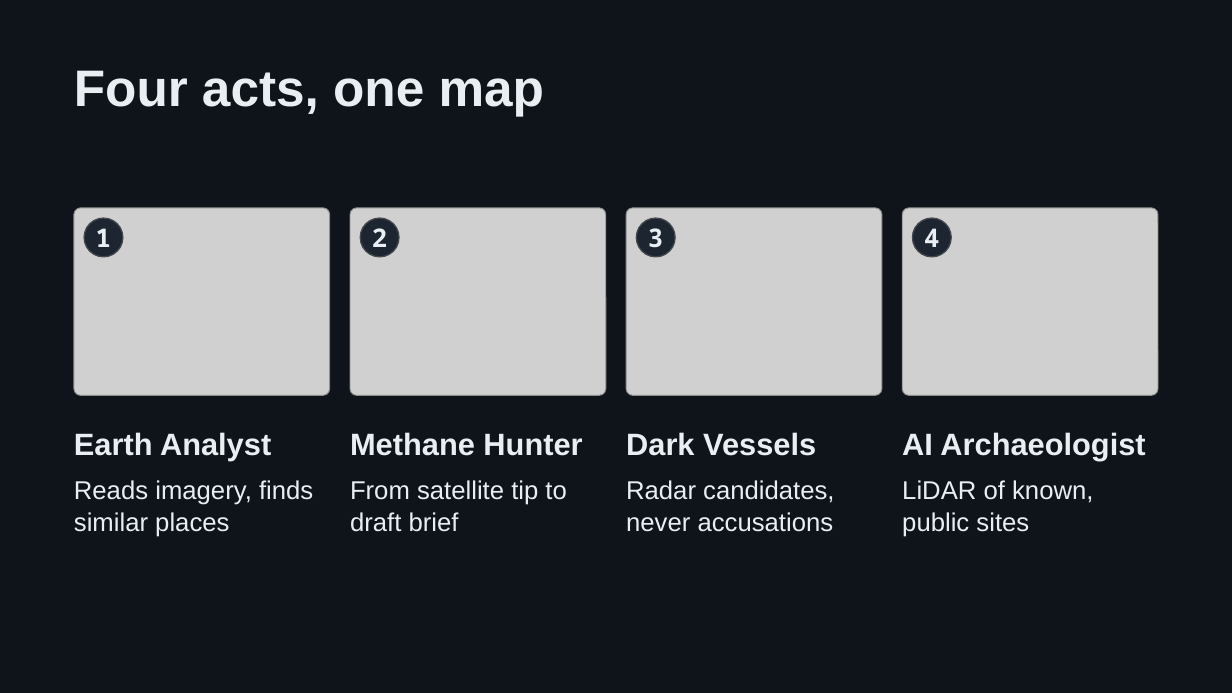
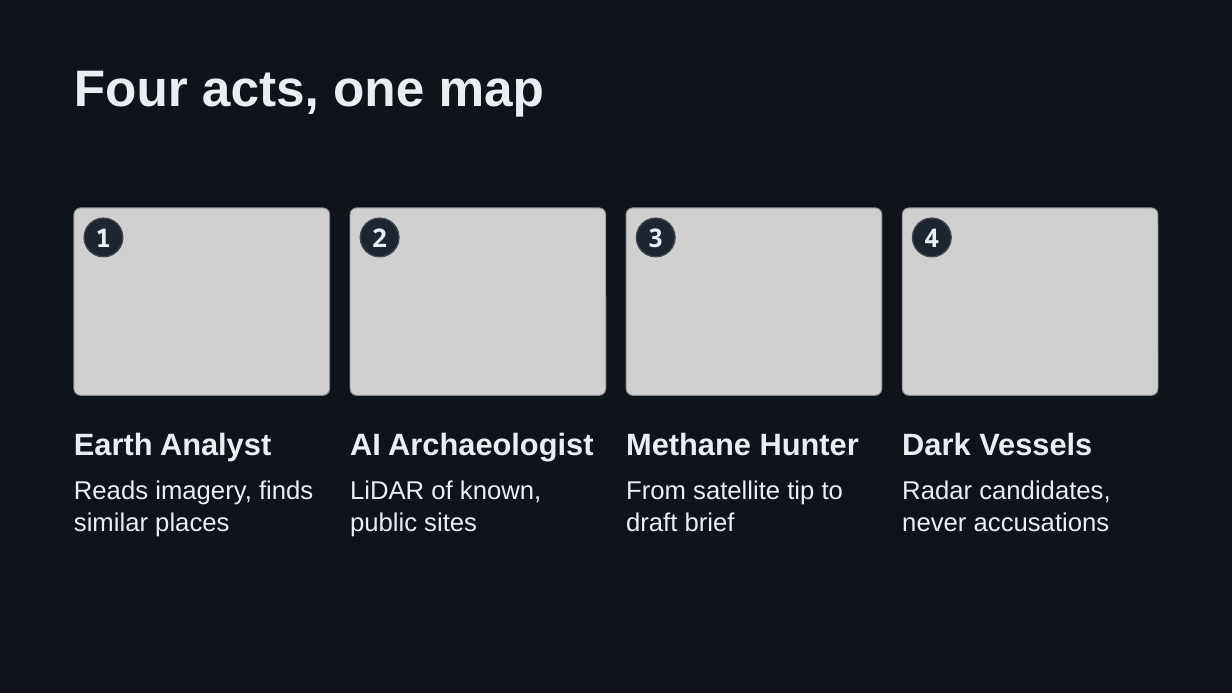
Before and after one commit to tatornator12/sample-geospatial-agent-on-aws, a slide deck: slide 3 of docs/demo/agentic-ai-for-earth-intro.pptx. Drawn at 1232x693 pixels with LibreOffice and Linux fonts; fonts in the diff are those of the drawing; grey boxes stand for pictures. Boxes give left, top, right and bottom in pixels: in the first picture for what was removed or moved away, otherwise in the second. Text is boxed around its words. In the diff, an @@ line names an element or a change of style, - is before the commit and + after.

```diff
--- a/docs/demo/agentic-ai-for-earth-intro.pptx
+++ b/docs/demo/agentic-ai-for-earth-intro.pptx
@@ text "AI Archaeologist": place and size @@
-text "AI Archaeologist" at [902,432,1145,461]
+text "AI Archaeologist" at [350,432,593,461]
@@ text "LiDAR of known, public sites": place and size @@
-text "LiDAR of known, public sites" at [902,480,1093,537]
+text "LiDAR of known, public sites" at [350,480,541,537]
@@ 4 texts: place and size @@
-4 texts at [350,432,834,532]
+4 texts at [626,432,1110,532]
```
Also in this commit, not shown: 8 other files.
